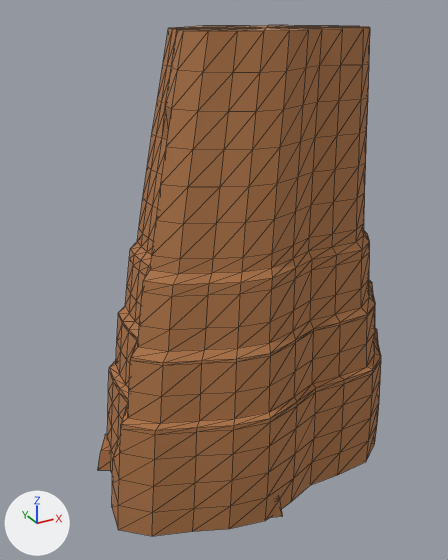
A saved change to the FBX model RawAssets/Canyon/FBX/SM_CinderCanyon_Rock_C.fbx.
One viewpoint serves both versions: a 50 mm camera at (-0.869, -1.462, 1.328) aimed at (-0.06, 0.009, 0.592). Lighting does not change. The marker at lower left points along +X, +Y and +Z. The picture after the commit comes second. Mesh edges are drawn as thin lines. Where no turn or scale is listed for an object, it has been applied to the vertices.

Names of what the first picture shows: 'SM_CinderCanyon_Rock_C'.
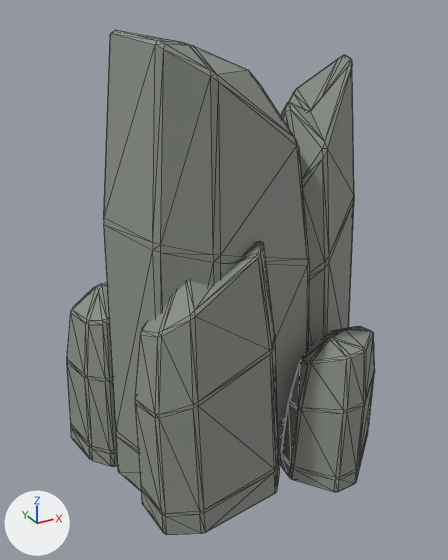
The change, as JSON lines over the scene's bpy script:
```json
{"op": "set", "path": "mat_m_cindercanyonrock.base_color", "old": "(0.43, 0.18, 0.065)", "new": "(0.27, 0.29, 0.26)", "note": "brown #af7648 -> grey #8e938b"}
{"block": "me_sm_cindercanyon_rock_c_mesh_001", "where": "# used by ob_sm_cindercanyon_rock_c; location = (0.0, 0.0, 0.0)"}
{"op": "remove", "block": "me_sm_cindercanyon_rock_c_mesh_001", "code": "me_sm_cindercanyon_rock_c_mesh_001.from_pydata(...)  # 714 vertices, 1376 faces; spans x -0.5..0.5, y -0.36..0.36, z 0.0..1.28"}
{"op": "add", "block": "me_sm_cindercanyon_rock_c_mesh_001", "code": "me_sm_cindercanyon_rock_c_mesh_001.from_pydata(...)  # 650 vertices, 1280 faces; spans x -0.5..0.5, y -0.36..0.36, z 0.0..1.28"}
{"block": "me_sm_cindercanyon_rock_c_mesh_001", "change": "me_sm_cindercanyon_rock_c_mesh_001 part 1: the loose piece of 618 vertices spanning x -0.5..0.5, y -0.352..0.36, z 0.005..1.28 is rebuilt with 130 vertices and now spans x -0.42..0.294, y -0.231..0.318, z 0.0..1.28"}
{"block": "me_sm_cindercanyon_rock_c_mesh_001", "change": "me_sm_cindercanyon_rock_c_mesh_001 part 2: a new loose piece of 130 vertices spanning x 0.089..0.5, y -0.098..0.333, z 0.019..1.197, in mat_m_cindercanyonrock (grey #8e938b)"}
{"block": "me_sm_cindercanyon_rock_c_mesh_001", "change": "me_sm_cindercanyon_rock_c_mesh_001 part 3: a new loose piece of 130 vertices spanning x -0.405..0.023, y -0.309..-0.002, z 0.0..0.775, in mat_m_cindercanyonrock (grey #8e938b)"}
{"block": "me_sm_cindercanyon_rock_c_mesh_001", "change": "me_sm_cindercanyon_rock_c_mesh_001 part 4: a new loose piece of 130 vertices spanning x 0.033..0.419, y -0.36..0.038, z 0.0..0.45, in mat_m_cindercanyonrock (grey #8e938b)"}
{"block": "me_sm_cindercanyon_rock_c_mesh_001", "change": "me_sm_cindercanyon_rock_c_mesh_001 part 5: a new loose piece of 130 vertices spanning x -0.5..-0.202, y 0.062..0.36, z 0.0..0.567, in mat_m_cindercanyonrock (grey #8e938b)"}
{"block": "me_sm_cindercanyon_rock_c_mesh_001", "change": "me_sm_cindercanyon_rock_c_mesh_001 part 6: 8 loose pieces with 64 vertices, spanning x -0.389..0.381, y -0.36..0.342, z 0.0..0.567, are deleted"}
{"block": "me_sm_cindercanyon_rock_c_mesh_001", "change": "me_sm_cindercanyon_rock_c_mesh_001 part 7"}
{"block": "me_sm_cindercanyon_rock_c_mesh_001", "change": "16 vertices are removed from x -0.472..-0.29, y -0.115..0.16, z 0.0..0.1"}
{"block": "me_sm_cindercanyon_rock_c_mesh_001", "change": "24 faces are deleted"}
{"block": "me_sm_cindercanyon_rock_c_mesh_001", "change": "other edits to the shape of me_sm_cindercanyon_rock_c_mesh_001 do not show in these pictures"}
```

Location of each change, (x1, y1, x2, y2) in pixels of the pictures (448 x 560 px):
```json
{"object": "SM_CinderCanyon_Rock_C", "change": "recoloured, reshaped", "before": [98, 25, 381, 536], "after": [67, 30, 375, 534], "on screen": "9% wider"}
{"part": 1, "of": "me_sm_cindercanyon_rock_c_mesh_001", "change": "rebuilt", "before": [107, 25, 381, 536], "after": [104, 30, 310, 492], "on screen": "25% narrower, 10% shorter"}
{"part": 2, "of": "me_sm_cindercanyon_rock_c_mesh_001", "change": "added", "after": [281, 55, 354, 347]}
{"part": 3, "of": "me_sm_cindercanyon_rock_c_mesh_001", "change": "added", "after": [135, 241, 280, 534]}
{"part": 4, "of": "me_sm_cindercanyon_rock_c_mesh_001", "change": "added", "after": [280, 326, 375, 492]}
{"part": 5, "of": "me_sm_cindercanyon_rock_c_mesh_001", "change": "added", "after": [67, 283, 117, 467]}
{"part": 6, "of": "me_sm_cindercanyon_rock_c_mesh_001", "change": "deleted", "before": [270, 498, 283, 518], "on screen": "mostly hidden"}
{"part": 7, "of": "me_sm_cindercanyon_rock_c_mesh_001", "change": "deleted", "before": [98, 434, 110, 470]}
```
